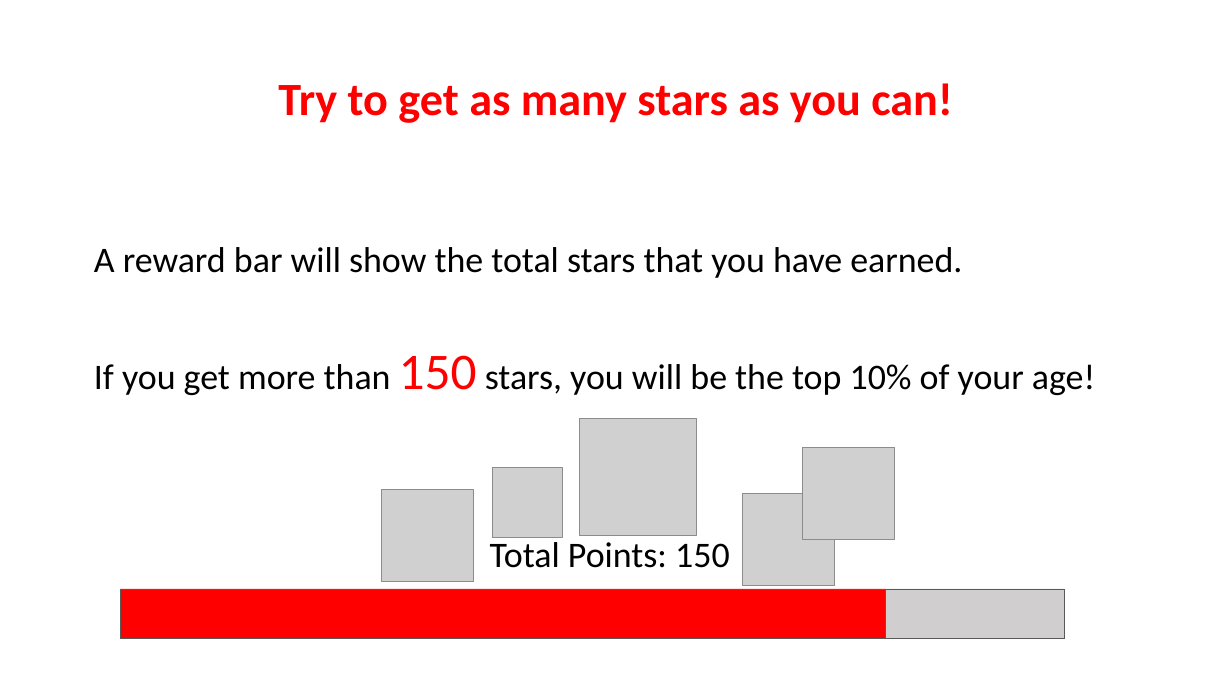
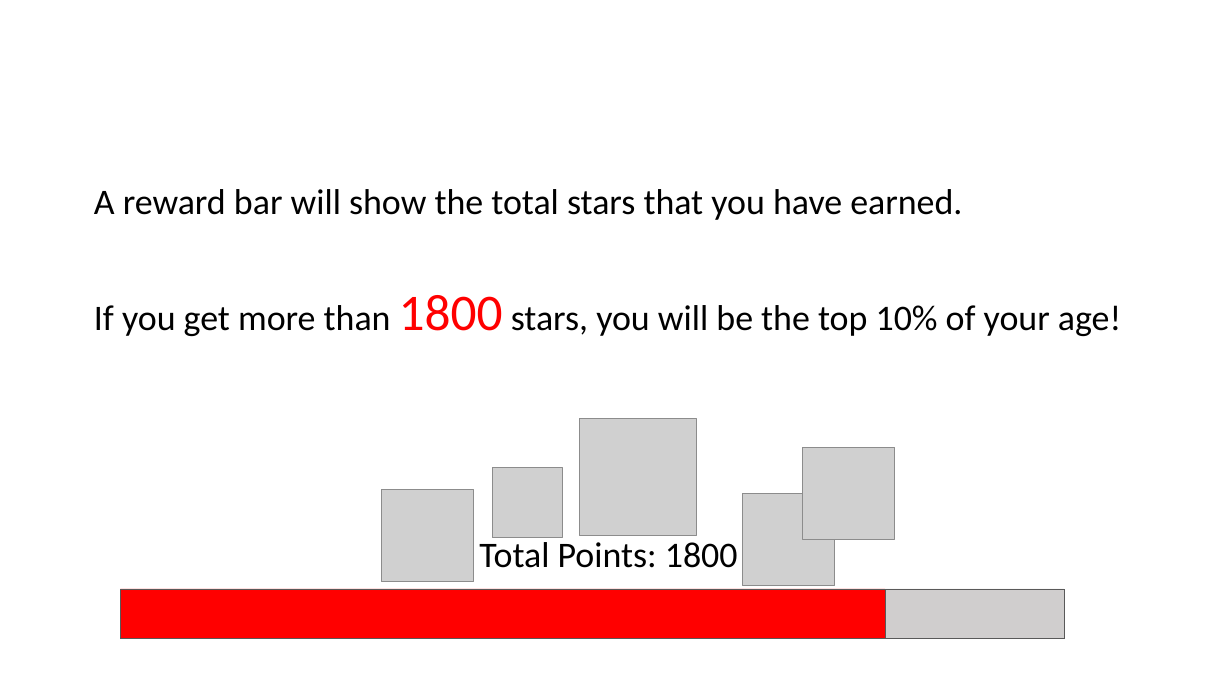
Before and after one commit to LillianXu2019/LUX-RL, a slide deck: slide 7 of images/task_instructions_lux.pptx. Drawn at 1232x693 pixels with LibreOffice and Linux fonts; fonts in the diff are those of the drawing; grey boxes stand for pictures. Boxes give left, top, right and bottom in pixels: in the first picture for what was removed or moved away, otherwise in the second. Text is boxed around its words. In the diff, an @@ line names an element or a change of style, - is before the commit and + after.

```diff
--- a/images/task_instructions_lux.pptx
+++ b/images/task_instructions_lux.pptx
@@ text at [278,83,953,123]: paragraph removed @@
-Try to get as many stars as you can!
@@ text at [94,295,1121,336]: text changed @@
-If you get more than 150 stars, you will be the top 10% of your age!
+If you get more than 1800 stars, you will be the top 10% of your age!
@@ text at [479,537,738,568]: text changed @@
-Total Points: 150
+Total Points: 1800
```
Also in this commit, not shown: 5 other slides changed, 16 slides added, 1 slide removed, 29 other files.
